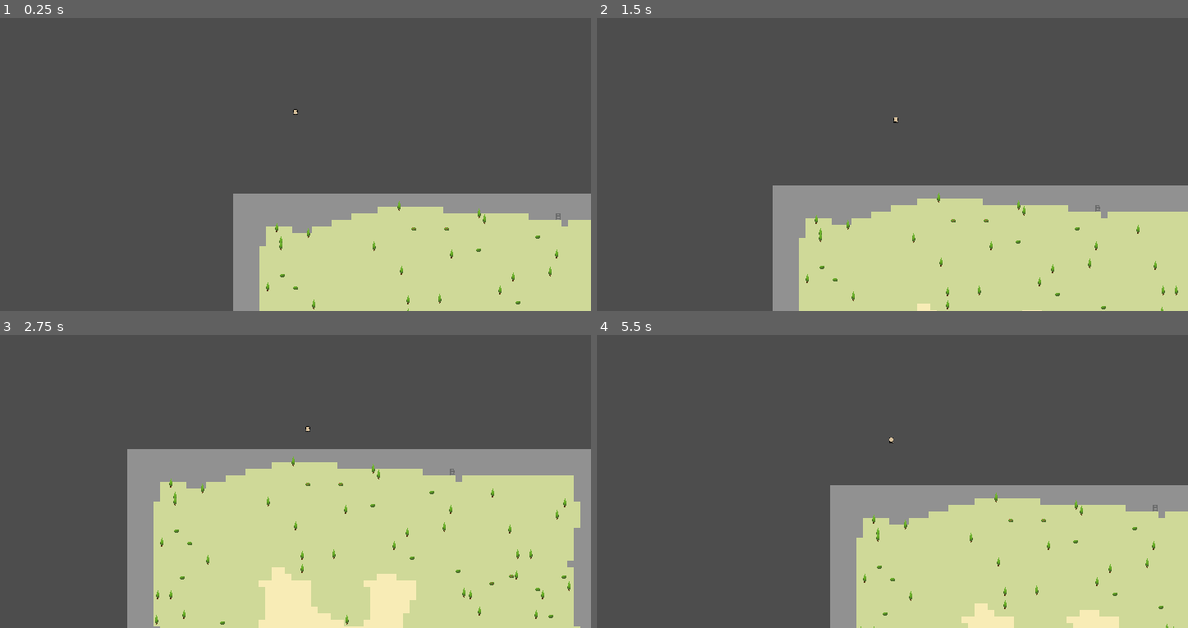
Above: before the commit, frames 1-4 (two rows, left to right).
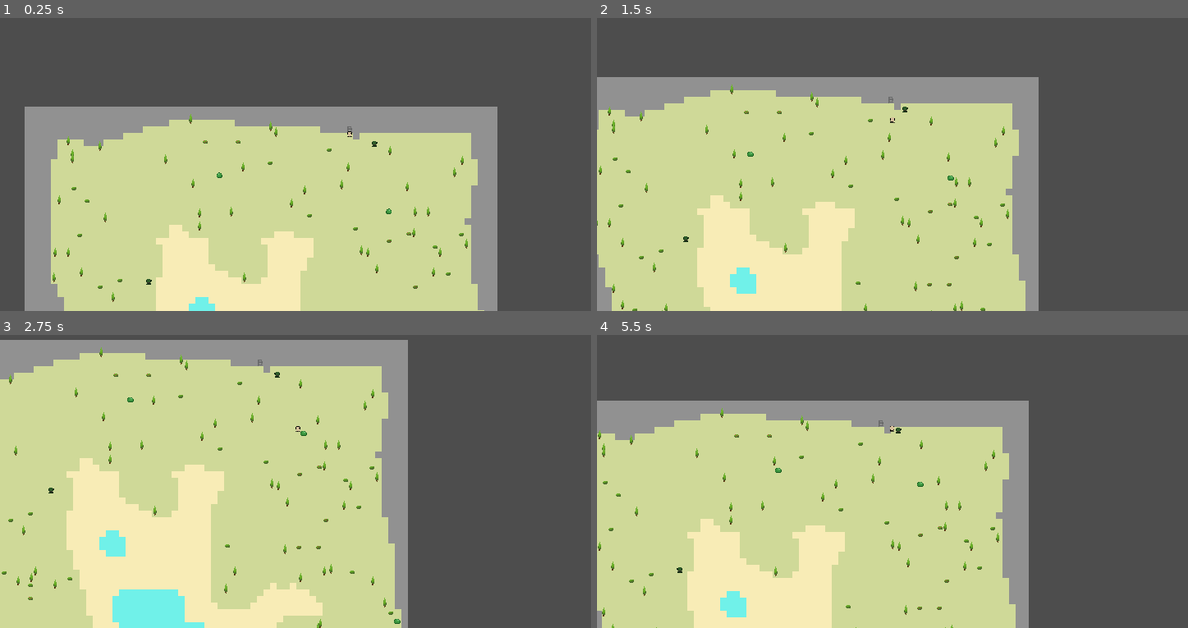
Above: after the commit, the same moments.

Repository: j0-ji/black-stairs
Game: Godot game, scene res://Stages/Main/StageMain.tscn
Same seed, same stepped clock (60 frames per second), same inputs: the game is played once before the commit and once after it.
Inputs:
- Up to frame 1 (0.25 s): no input
- Up to frame 2 (1.5 s): hold Right (ui_right) 0.53-1.28 s; hold E (interaction) 0.53-1.28 s; hold Down (ui_down) from 1.28 s (still down); tap E (interaction) at 1.35 s
- Up to frame 3 (2.75 s): release Down (ui_down) at 2.03 s; hold Right (ui_right) from 2.03 s (still down); hold E (interaction) from 2.03 s (still down)
- Up to frame 4 (5.5 s): release Right (ui_right) at 2.78 s; release E (interaction) at 2.78 s; hold Up (ui_up) 2.78-3.53 s; tap E (interaction) at 2.85, 4.35 s; hold E (interaction) 3.53-4.28 s; hold Left (ui_left) 3.53-5.03 s; hold Down (ui_down) from 5.03 s (still down); hold E (interaction) from 5.03 s (still down)

The runs differ from the first frame. In frame 1, 52% of the frame differs, in the area x 4-100%, y 30-100%; in frame 2, 60%; in frame 3, 72%, in the area x 0-100%, y 1-100%; in frame 4, 60%.
Error before the commit: Cannot call method 'instantiate' on a null value. (res://Stages/Dungeon/generate_enemies.gd:16)

Commit message:
#9: enemies spawning again :D

Diff:
--- a/Common/MapGenerator/map_layer.gd
+++ b/Common/MapGenerator/map_layer.gd
@@ -4,11 +4,21 @@
 @warning_ignore("unused_signal")
 signal transition
 
-@export var tile_map_layer : Node2D
+@export var map_layer : Node2D
 
 var base_map_size : int
 var border_width : int
 var map_size : int
+
+# X-atlas coordinates in the atlas grid for the different grounds
+# Also used for identifying tpye of ground in some layers
+enum ground_type {
+	SAND = 0,
+	GRASS = 1,
+	DIRT = 2,
+	WATER = 3,
+	ROCK = 4,
+}
 
 func setup(_base_map_size : int, _border_width : int):
 	base_map_size = _base_map_size
--- a/Entities/Enemies/Slimes/slime.gd
+++ b/Entities/Enemies/Slimes/slime.gd
@@ -3,7 +3,7 @@
 @export var wander_speed := 40.0        # normal wandering speed
 @export var burst_speed := 150.0        # speed during lunge
 @export var detection_radius := 80.0    # player aggro range
-@export var burst_duration := 0.3       # seconds the burst lasts
+@export var burst_duration := 0.25       # seconds the burst lasts
 @export var burst_cooldown := 1.5       # time between bursts
 
 var player: Node2D
--- a/Stages/Dungeon/StageDungeon.tscn
+++ b/Stages/Dungeon/StageDungeon.tscn
@@ -9,6 +9,8 @@
 [ext_resource type="TileSet" uid="uid://83ggmi0rh775" path="res://Stages/Tilesets/Terrain/terrain_tileset.tres" id="5_kocfg"]
 [ext_resource type="Script" uid="uid://cf1d1q0laudj1" path="res://Stages/Dungeon/generate_enemies.gd" id="6_mjdru"]
 [ext_resource type="PackedScene" uid="uid://bvctap60e3v5l" path="res://Entities/Map/Exit/Exit.tscn" id="6_qfv56"]
+[ext_resource type="PackedScene" uid="uid://bng0docrk8use" path="res://Entities/Enemies/Slimes/slime.tscn" id="7_aalgh"]
+[ext_resource type="PackedScene" uid="uid://cw4wl8xc6okyy" path="res://Entities/Enemies/Goblins/goblin.tscn" id="8_jx5wx"]
 
 [node name="StageDungeon" type="Node2D" node_paths=PackedStringArray("map_generator", "entrance", "exit")]
 y_sort_enabled = true
@@ -21,25 +23,31 @@
 script = ExtResource("2_mwpf2")
 initial_map_layer = NodePath("Ground")
 
-[node name="Ground" type="Node" parent="MapGenerator" node_paths=PackedStringArray("tile_map_layer")]
+[node name="Ground" type="Node" parent="MapGenerator" node_paths=PackedStringArray("map_layer")]
 script = ExtResource("3_vlp3l")
-tile_map_layer = NodePath("../../Ground")
+map_layer = NodePath("../../Ground")
 
-[node name="Flora" type="Node" parent="MapGenerator" node_paths=PackedStringArray("ground", "tile_map_layer")]
+[node name="Flora" type="Node" parent="MapGenerator" node_paths=PackedStringArray("ground", "map_layer")]
 script = ExtResource("4_kocfg")
 ground = NodePath("../../Ground")
-tile_map_layer = NodePath("../../Flora")
+map_layer = NodePath("../../Flora")
 
-[node name="IO" type="Node" parent="MapGenerator" node_paths=PackedStringArray("_ground", "_flora", "_entrance", "_exit", "tile_map_layer")]
+[node name="IO" type="Node" parent="MapGenerator" node_paths=PackedStringArray("_ground", "_flora", "_entrance", "_exit", "map_layer")]
 script = ExtResource("4_mvs5v")
 _ground = NodePath("../../Ground")
 _flora = NodePath("../../Flora")
 _entrance = NodePath("../../IO/Entrance")
 _exit = NodePath("../../IO/Exit")
-tile_map_layer = NodePath("../../IO")
+map_layer = NodePath("../../IO")
 
-[node name="Enemies" type="Node" parent="MapGenerator"]
+[node name="Enemies" type="Node" parent="MapGenerator" node_paths=PackedStringArray("_ground", "_flora", "_io", "map_layer")]
 script = ExtResource("6_mjdru")
+_ground = NodePath("../../Ground")
+_flora = NodePath("../../Flora")
+_io = NodePath("../../IO")
+slime_scene = ExtResource("7_aalgh")
+goblin_scene = ExtResource("8_jx5wx")
+map_layer = NodePath("../../Enemies")
 
 [node name="Ground" type="TileMapLayer" parent="."]
 tile_set = ExtResource("5_kocfg")
--- a/Stages/Dungeon/generate_enemies.gd
+++ b/Stages/Dungeon/generate_enemies.gd
@@ -1,32 +1,59 @@
 extends MapLayer
+
+@export var _ground : TileMapLayer
+@export var _flora : TileMapLayer
+@export var _io : Node2D # TODO: check if enemy spawn is too close to player spawn
 
 @export var slime_count := 5
 @export var goblin_count := 3
 @export var slime_scene: PackedScene
 @export var goblin_scene: PackedScene
-@export var cell_size := Vector2(64, 64)
-@export var map_width := 1600
-@export var map_height := 1600
-@export var player_path: NodePath  # so we can assign it to spawned enemies
 
-func _ready():
 
+
+func _ready() -> void:
+	pass
+
+func initialize() -> void:
+	pass
+
+func generate() -> void:
 	# Spawn slimes
 	for i in range(slime_count):
 		var slime_instance = slime_scene.instantiate()
 		slime_instance.position = _random_position()
-		get_tree().current_scene.add_child.call_deferred(slime_instance)
+		map_layer.add_child.call_deferred(slime_instance)
 		print("Spawned slime at: ", slime_instance.position)
 
 	# Spawn goblins
 	for i in range(goblin_count):
 		var goblin_instance = goblin_scene.instantiate()
 		goblin_instance.position = _random_position()
-		get_tree().current_scene.add_child.call_deferred(goblin_instance)
+		map_layer.add_child.call_deferred(goblin_instance)
 		print("Spawned goblin at: ", goblin_instance.position)
 
-func _random_position() -> Vector2:
-	return Vector2(
-		randf_range(0, map_width),
-		randf_range(0, map_height)
-	)
+	transition.emit()
+
+func _random_position() -> Vector2i:
+	var pos = Vector2i(-1, -1)
+	var valid = false
+
+	while not valid:
+		pos = Vector2i(
+			randi_range(0, map_size - 1),
+			randi_range(0, map_size - 1),
+		)
+		valid = _is_pos_valid(pos)
+
+	return Vector2i(pos.x * 16, pos.y * 16)
+
+func _is_pos_valid(_pos : Vector2i) -> bool:
+	if _valid_ground(_pos) and _flora.get_cell_atlas_coords(_pos) == Vector2i(-1, -1):
+		return true
+	else: return false
+
+func _valid_ground(_pos) -> bool:
+	var cell = _ground.get_cell_atlas_coords(_pos)
+	if cell.x == ground_type.SAND or cell.x == ground_type.GRASS or cell.x == ground_type.DIRT:
+		return true
+	else: return false
--- a/Stages/Dungeon/generate_flora_layer.gd
+++ b/Stages/Dungeon/generate_flora_layer.gd
@@ -34,12 +34,12 @@
 var _noise := FastNoiseLite.new()
 
 func initialize() -> void:
-	assert(is_instance_valid(tile_map_layer), "tile_map_layer is not set!")
+	assert(is_instance_valid(map_layer), "tile_map_layer is not set!")
 	_is_flora_probabilities_ok()
 
 func generate() -> void:
 	_configure_noise()
-	tile_map_layer.clear()
+	map_layer.clear()
 	for y in range(map_size):
 		for x in range(map_size):
 			var n := _noise.get_noise_2d(float(x) / noise_scale, float(y) / noise_scale)
@@ -50,17 +50,17 @@
 					if flora_type >= flora_probabilities.tree[0] and flora_type <= flora_probabilities.tree[1]:
 						var x_atlas_coord_tree = rng.randi_range(0, 4)
 						var atlas_coords := Vector2i(x_atlas_coord_tree, y_atlas_coord_tree)
-						tile_map_layer.set_cell(Vector2i(x, y), atlas_source_id, atlas_coords)
+						map_layer.set_cell(Vector2i(x, y), atlas_source_id, atlas_coords)
 					if flora_type >= flora_probabilities.bush_base[0] and flora_type <= flora_probabilities.bush_base[1]:
 						var x_atlas_coord_bush_base = rng.randi_range(5, 7)
 						var atlas_coords := Vector2i(x_atlas_coord_bush_base, y_atlas_coord_bush_base)
-						tile_map_layer.set_cell(Vector2i(x, y), atlas_source_id, atlas_coords)
+						map_layer.set_cell(Vector2i(x, y), atlas_source_id, atlas_coords)
 					if flora_type >= flora_probabilities.bush_berries[0] and flora_type <= flora_probabilities.bush_berries[1]:
 						var x_atlas_coord_bush_berry = rng.randi_range(5, 7)
 						var atlas_coords := Vector2i(x_atlas_coord_bush_berry, y_atlas_coord_bush_berry)
-						tile_map_layer.set_cell(Vector2i(x, y), atlas_source_id, atlas_coords)
+						map_layer.set_cell(Vector2i(x, y), atlas_source_id, atlas_coords)
 
-	tile_map_layer.update_internals()
+	map_layer.update_internals()
 	transition.emit()
 
 func _configure_noise() -> void:
--- a/Stages/Dungeon/generate_ground_layer.gd
+++ b/Stages/Dungeon/generate_ground_layer.gd
@@ -15,15 +15,6 @@
 
 # TileSet atlas info
 var atlas_source_id: int = 1  # <- check in the TileSet inspector
-
-# X-atlas coordinates in the atlas grid for the different grounds
-enum ground {
-	SAND = 0,
-	GRASS = 1,
-	DIRT = 2,
-	WATER = 3,
-	ROCK = 4,
-}
 
 # Thresholds decide biome by noise value in [-1, 1]
 var t_water: float = -0.35
@@ -48,14 +39,14 @@
 var _noise := FastNoiseLite.new()
 
 func initialize() -> void:
-	assert(is_instance_valid(tile_map_layer), "tile_map_layer is not set!")
+	assert(is_instance_valid(map_layer), "tile_map_layer is not set!")
 	border_base_additive = border_width * pow(1.2 * border_width, -2)
 	border_base_multiplicator = 1 + border_base_additive / 0.2
 	ground_type_map.resize(map_size * map_size)
 
 func generate() -> void:
 	_configure_noise()
-	tile_map_layer.clear()
+	map_layer.clear()
 	# BETTER GROUND GENERATION
 	# STEP 1.1: generate noise map
 	# STEP 1.2: translate noise map to valid ground types
@@ -63,9 +54,9 @@
 		for x in range(map_size):
 			var mult := _get_multiplier(x, y)
 			var n := _noise.get_noise_2d(float(x) / noise_scale, float(y) / noise_scale)
-			var ground_type = _pick_tile(n + (border_base_additive * mult))
+			var type = _pick_tile(n + (border_base_additive * mult))
 			var p = Vector2i(x, y)
-			ground_type_map[_idx(p)] = ground_type
+			ground_type_map[_idx(p)] = type
 
 	# STEP 2: post gen processing
 	if feature_flag_hole_filling:
@@ -76,7 +67,7 @@
 		for x in range(map_size):
 			_update_cell(x, y)
 
-	tile_map_layer.update_internals()
+	map_layer.update_internals()
 	transition.emit()
 
 func _configure_noise() -> void:
@@ -101,18 +92,18 @@
 func _pick_tile(n: float) -> int:
 	# n is in [-1, 1]
 	if n < t_water:
-		return ground.WATER
+		return ground_type.WATER
 	elif n < t_sand:
-		return ground.SAND
+		return ground_type.SAND
 	elif n < t_grass:
-		return ground.GRASS
+		return ground_type.GRASS
 	else:
-		return ground.ROCK
+		return ground_type.ROCK
 
 func _update_cell(x, y):
-	var ground_type : int = ground_type_map[_idx(Vector2i(x, y))]
-	var atlas_coords := Vector2i(ground_type, 0)
-	tile_map_layer.set_cell(Vector2i(x, y), atlas_source_id, atlas_coords)
+	var type : int = ground_type_map[_idx(Vector2i(x, y))]
+	var atlas_coords := Vector2i(type, 0)
+	map_layer.set_cell(Vector2i(x, y), atlas_source_id, atlas_coords)
 
 func _get_multiplier(x, y) -> float:
 	var mult: float = 0.0
@@ -149,7 +140,7 @@
 	var keep_component_i := -1
 
 	var floor_types_to_fill_out = [
-		ground.ROCK
+		ground_type.ROCK
 	]
 
 	# STEP 1: find all components
Not shown: 1 places in Stages/Dungeon/StageDungeon.tscn that only renumber resources
